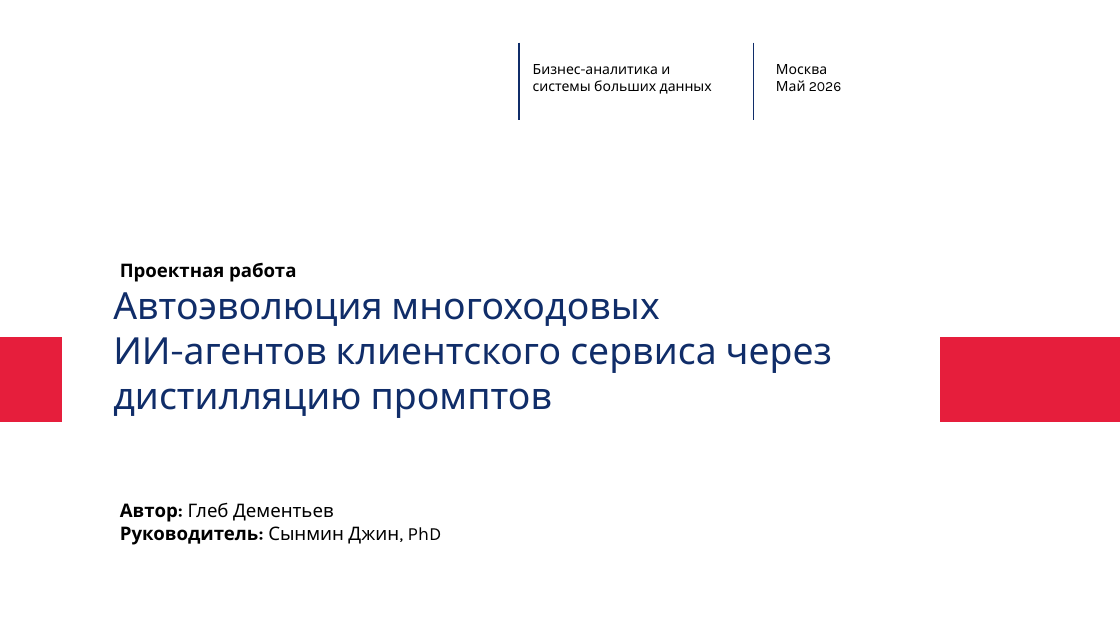
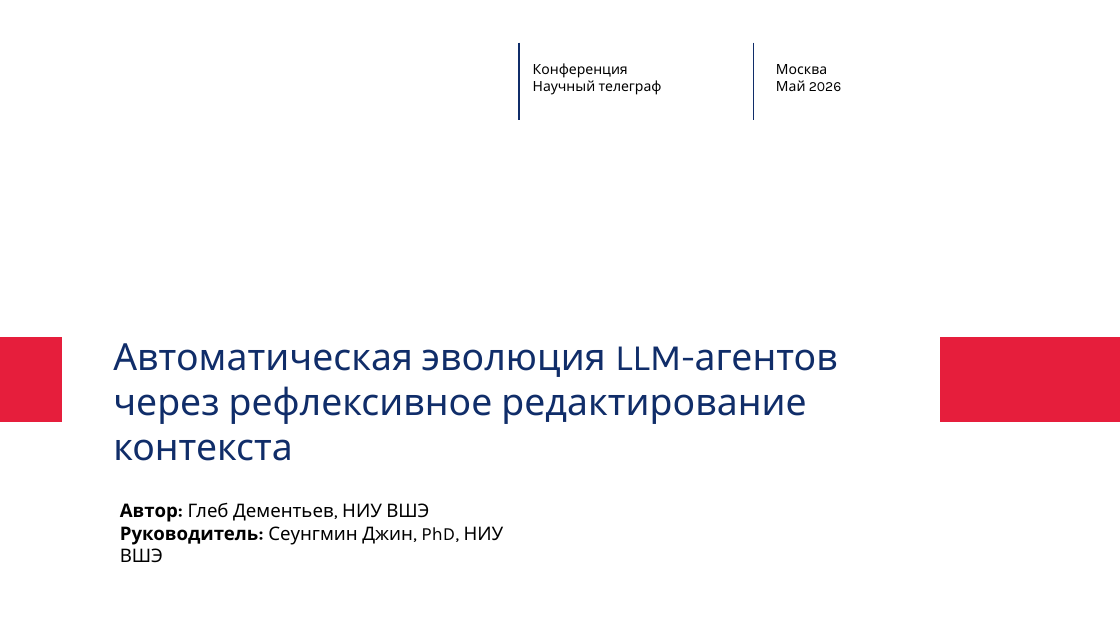
Before and after one commit to glebdementev/tau-evo, a slide deck: slide 1 of slides/defense_ru.pptx. Drawn at 1120x630 pixels with LibreOffice and Linux fonts; fonts in the diff are those of the drawing; background and template pictures are left out. Boxes give left, top, right and bottom in pixels: in the first picture for what was removed or moved away, otherwise in the second. Text is boxed around its words. In the diff, an @@ line names an element or a change of style, - is before the commit and + after.

```diff
--- a/slides/defense_ru.pptx
+++ b/slides/defense_ru.pptx
@@ text at bbox=[533, 63, 662, 95]: text changed @@
-Бизнес-аналитика и системы больших данных
+Конференция
+Научный телеграф
@@ text removed at bbox=[120, 263, 297, 282] @@
-Проектная работа
@@ text at bbox=[113, 343, 838, 461]: text changed @@
-Автоэволюция многоходовых
-ИИ-агентов клиентского сервиса через дистилляцию промптов
+Автоматическая эволюция LLM-агентов через рефлексивное редактирование контекста
@@ text at bbox=[120, 502, 504, 545]: text changed @@
-Автор: Глеб Дементьев
-Руководитель: Сынмин Джин, PhD
+Автор: Глеб Дементьев, НИУ ВШЭ
+Руководитель: Сеунгмин Джин, PhD, НИУ ВШЭ
```
Also in this commit, not shown: 12 other slides changed, 2 slides added, 3 slides removed, 2 other files.
